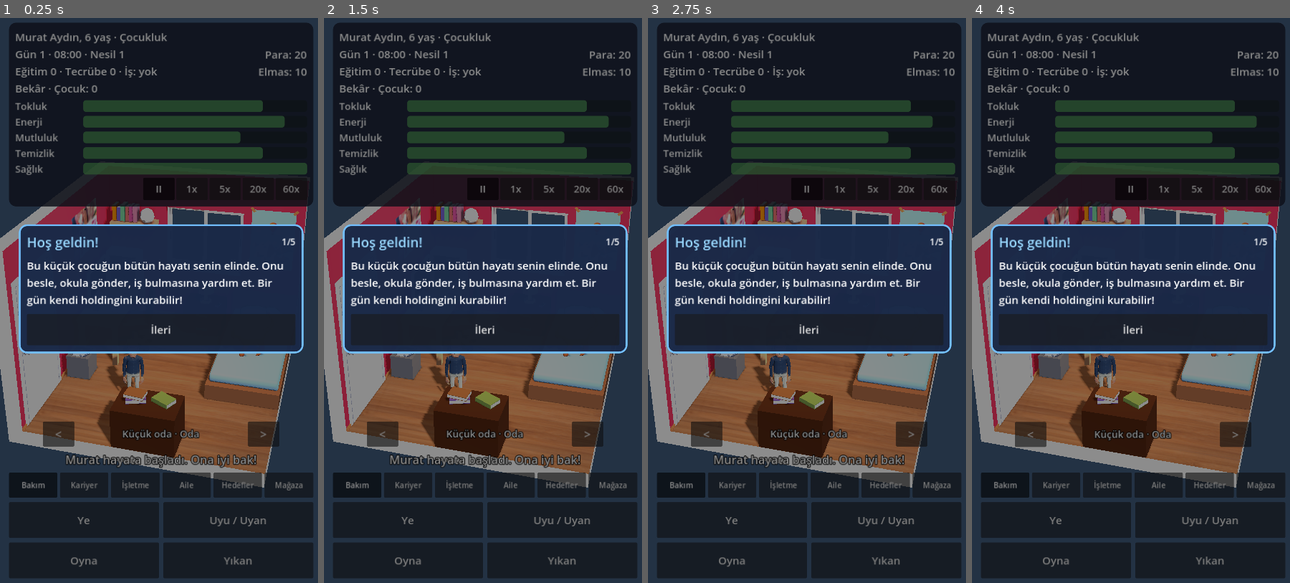
Above: before the commit, frames 1-4 (left to right).
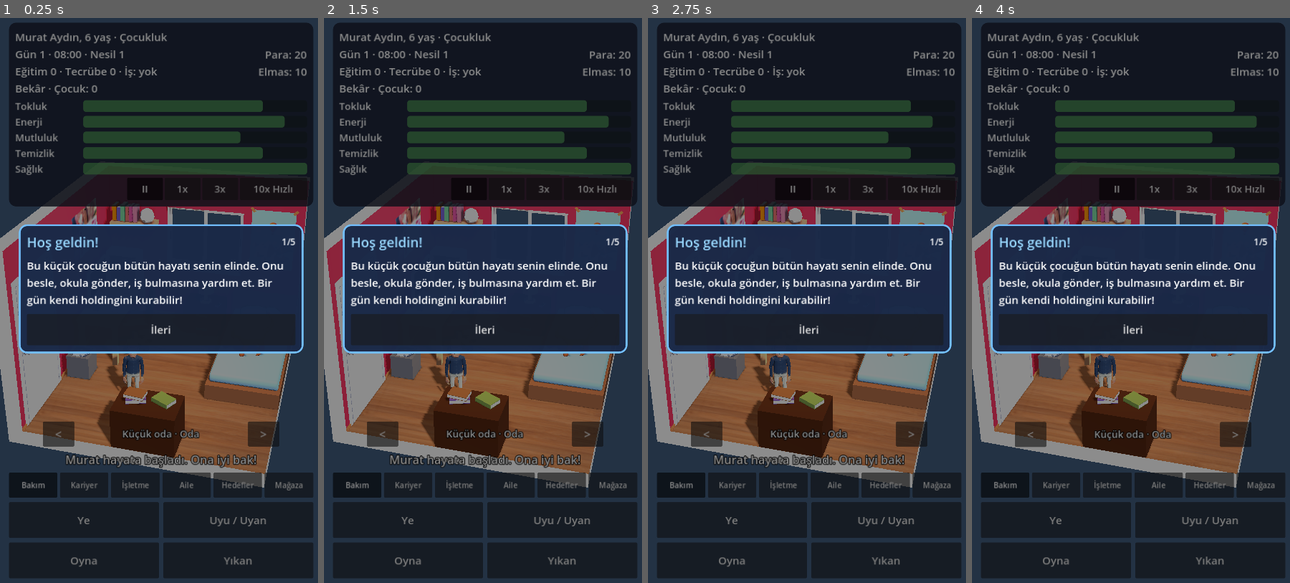
Above: after the commit, the same moments.

Repository: ismetcabbar9-oss/Dilenci
Game: Godot game, scene res://scenes/main.tscn
Two runs of this game, one before a commit and one after it. Both use one fixed random seed, a clock stepped at 60 frames per second and the inputs below.
Inputs (mouse positions are in pixels of both pictures, inside the frame that each line leads up to):
- Up to frame 1 (0.25 s): no input
- Up to frame 2 (1.5 s): click "II" at 0.5 s; click "1x" at 1.25 s
- Up to frame 3 (2.75 s): click (873, 187) at 2 s, where only the run before the commit has a clickable "5x"
- Up to frame 4 (4 s): click (1191, 187) at 2.75 s, where only the run after the commit has a clickable "3x"; click (1229, 187) at 3.5 s, where only the run before the commit has a clickable "20x"

The runs differ from the first frame. In frame 1, 0.2% of the frame differs, in the area x 44-95%, y 29-31%; in frame 2, 0.2%; in frame 3, 0.2%; in frame 4, 0.2%.

Commit message:
Zaman modeli B: 1x'te gün 6 dk / yıl 24 dk (hayat ~30 saat); 1x-3x ücretsiz, uyurken 5 kat hız, 10x Hızlı mod (30 dk, 5 elmas veya ödüllü reklam); kapalıyken yavaş ilerleme (12 saatte 1 gün) ve otomatik bakım, dönüş özeti; bildirim ve reklam altyapısı (eklentiler APK aşamasında)
Co-Authored-By: Claude Opus 5.5 <noreply@anthropic.com>
Claude-Session: https://claude.ai/code/session_01Njhua5HdieXmhM4secDQqv

Diff:
--- a/project.godot
+++ b/project.godot
@@ -18,6 +18,7 @@
 Events="*res://scripts/events.gd"
 Goals="*res://scripts/goals.gd"
 Audio="*res://scripts/audio.gd"
+Notifier="*res://scripts/notifier.gd"
 
 [display]
 
--- a/scripts/game_state.gd
+++ b/scripts/game_state.gd
@@ -14,13 +14,19 @@
 
 # --- Zaman ayarları ---
 # 1x hızda 1 gerçek saniye = 1 oyun dakikası.
-const GAME_MINUTES_PER_SECOND := 1.0
+# 1x hızda 1 gerçek saniye = 4 oyun dakikası → 1 oyun günü 6 dk, 1 oyun yılı 24 dk, bir hayat ~30 saat.
+const GAME_MINUTES_PER_SECOND := 4.0
 # Bir oyun yılı kaç oyun günü sürer (sıkıştırılmış takvim).
 const DAYS_PER_YEAR := 4
 const START_AGE_YEARS := 6.0
-const SPEEDS: Array[float] = [0.0, 1.0, 5.0, 20.0, 60.0]
+const SPEEDS: Array[float] = [0.0, 1.0, 3.0, 10.0]
+const BOOST_SPEED_INDEX := 3       # 10x: Hızlı mod (elmas veya ödüllü reklamla açılır)
+const SLEEP_TIME_MULT := 5.0       # Uyurken zaman kendiliğinden hızlı akar
 # Oyun kapalıyken en fazla bu kadar gerçek saniye işlenir (8 saat).
-const OFFLINE_CAP_SECONDS := 8.0 * 3600.0
+# Oyun kapalıyken zaman yavaş işler: 1 gerçek dakika = 2 oyun dakikası, en fazla 1 oyun günü (~12 saat).
+const OFFLINE_GAME_MIN_PER_SECOND := 2.0 / 60.0
+const OFFLINE_MAX_GAME_MINUTES := 24.0 * 60.0
+const OFFLINE_CAP_SECONDS := 24.0 * 3600.0
 
 # --- İhtiyaçlar: saatte ne kadar düşer ---
 const NEED_KEYS: Array[String] = ["hunger", "energy", "fun", "hygiene", "health"]
@@ -147,7 +153,13 @@
 func _process(delta: float) -> void:
 	if is_dead:
 		return
-	var minutes := delta * GAME_MINUTES_PER_SECOND * SPEEDS[speed_index]
+	if speed_index == BOOST_SPEED_INDEX and not Store.boost_active():
+		speed_index = 2
+		message.emit("Hızlı mod sona erdi.")
+		changed.emit()
+	var minutes := minf(delta, 1.0) * GAME_MINUTES_PER_SECOND * SPEEDS[speed_index]
+	if sleeping:
+		minutes *= SLEEP_TIME_MULT
 	if minutes > 0.0:
 		simulate(minutes, false)
 	_autosave_timer += delta
@@ -160,6 +172,13 @@
 	# Android'de uygulama arka plana atılınca / kapanınca kaydet.
 	if what == NOTIFICATION_APPLICATION_PAUSED or what == NOTIFICATION_WM_CLOSE_REQUEST:
 		save_game()
+		_paused_at = Time.get_unix_time_from_system()
+		Notifier.schedule_reminders()
+	elif what == NOTIFICATION_APPLICATION_RESUMED and _paused_at > 0.0:
+		Notifier.cancel_all()
+		_apply_offline(Time.get_unix_time_from_system() - _paused_at)
+		_paused_at = 0.0
+		changed.emit()
 
 
 # ---------------------------------------------------------------
@@ -361,7 +380,10 @@
 
 
 func set_speed(index: int) -> void:
-	speed_index = clampi(index, 0, SPEEDS.size() - 1)
+	index = clampi(index, 0, SPEEDS.size() - 1)
+	if index == BOOST_SPEED_INDEX and not Store.boost_active():
+		index = BOOST_SPEED_INDEX - 1  # Hızlı mod yoksa 3x (arayüz önce satın alma penceresini gösterir)
+	speed_index = index
 	changed.emit()
 
 
@@ -969,14 +991,56 @@
 	_last_stage = get_stage().id
 
 	# Oyun kapalıyken geçen zaman (Tamagotchi hissi).
-	if not is_dead:
-		var away := Time.get_unix_time_from_system() - float(data.get("saved_at", 0.0))
-		away = clampf(away, 0.0, OFFLINE_CAP_SECONDS)
-		if away > 60.0:
-			simulate(away * GAME_MINUTES_PER_SECOND, true)
-			message.emit.call_deferred("Sen yokken %d dakika geçti." % int(away / 60.0))
+	if speed_index >= SPEEDS.size():
+		speed_index = 1
+	_apply_offline(Time.get_unix_time_from_system() - float(data.get("saved_at", 0.0)))
 	changed.emit()
 	return true
+
+
+## Oyuncu yokken geçen süre: yavaş akar, karakter kendi başının çaresine bakar, ölmez.
+signal offline_summary(text: String)
+var _paused_at := 0.0
+
+
+func _apply_offline(away_seconds: float) -> void:
+	if is_dead or away_seconds < 120.0:
+		return
+	away_seconds = clampf(away_seconds, 0.0, OFFLINE_CAP_SECONDS)
+	var game_min := minf(away_seconds * OFFLINE_GAME_MIN_PER_SECOND, OFFLINE_MAX_GAME_MINUTES)
+	var money_before := money
+	var age_before := get_age_years()
+	var left := game_min
+	while left > 0.0:
+		var step := minf(left, 30.0)
+		_offline_autocare()
+		simulate(step, true)
+		left -= step
+	var hours := int(away_seconds / 3600.0)
+	var away_text := ("%d saat" % hours) if hours >= 1 else ("%d dakika" % int(away_seconds / 60.0))
+	var text := "Sen yokken (%s) %s %d oyun saati yaşadı." % [away_text, person.name, int(game_min / 60.0)]
+	if money != money_before:
+		text += " Para: %+d." % (money - money_before)
+	if int(get_age_years()) > int(age_before):
+		text += " Bir yaş büyüdü!"
+	offline_summary.emit.call_deferred(text)
+
+
+## Oyuncu yokken: acıkınca evde yer, gece veya yorgunken uyur.
+func _offline_autocare() -> void:
+	var n: Dictionary = person.needs
+	var hour := fmod(game_minutes, 1440.0) / 60.0
+	if not sleeping and (n.energy < 20.0 or hour >= 23.0 or hour < 6.0) and n.energy < 90.0:
+		sleeping = true
+	if sleeping:
+		return
+	if n.hunger < 30.0:
+		var cost := 0 if get_age_years() < 18.0 else 10
+		if money >= cost:
+			money -= cost
+			_add_need("hunger", 45.0)
+	if n.hygiene < 25.0:
+		_add_need("hygiene", 40.0)
 
 
 func reset_game() -> void:
--- a/scripts/guide.gd
+++ b/scripts/guide.gd
@@ -23,7 +23,7 @@
 	{"title": "İhtiyaçlar", "target": "top",
 		"text": "Üstteki çubuklar ihtiyaçlarını gösterir. Kırmızıya dönerse hemen ilgilen; uzun süre ihmal edilirse sağlığı bozulur."},
 	{"title": "Zaman", "target": "speed",
-		"text": "Zaman gerçek zamanlı akar. Hızlandırmak için 5x, 20x, 60x; durdurmak için II. Oyunu kapatsan da zaman işler!"},
+		"text": "1x hızda bir gün 6 dakika sürer; 3x ücretsizdir, uyurken zaman kendiliğinden hızlanır. 10x Hızlı mod reklamla açılır. Oyunu kapatsan da zaman yavaşça işler!"},
 	{"title": "Eylemler", "target": "actions",
 		"text": "Ne yapacağını alttaki sekmelerden seç: Bakım, Kariyer, İşletme, Aile ve Mağaza."},
 	{"title": "Evini gez", "target": "nav",
--- a/scripts/main.gd
+++ b/scripts/main.gd
@@ -58,6 +58,7 @@
 	Store.wallet_changed.connect(_refresh_ui)
 	Events.event_happened.connect(_show_event_card)
 	Events.choice_requested.connect(_show_event_choice)
+	GameState.offline_summary.connect(func(t): _show_event_card({"id": "offline", "title": "Tekrar hoş geldin!", "text": t, "result": ""}))
 	Goals.achievement_unlocked.connect(func(a): _show_event_card({"id": "achievement", "title": "Başarım: " + a.name, "text": a.desc, "result": "+%d elmas" % a.gems}))
 	_rebuild_home()
 	_refresh_ui()
@@ -311,12 +312,12 @@
 	_guide_targets["speed"] = speed_row
 	speed_row.alignment = BoxContainer.ALIGNMENT_END
 	top_col.add_child(speed_row)
-	var speed_texts := ["II", "1x", "5x", "20x", "60x"]
+	var speed_texts := ["II", "1x", "3x", "10x"]
 	for i in speed_texts.size():
 		var b := _button(speed_texts[i], 22)
 		b.toggle_mode = true
-		b.custom_minimum_size = Vector2(70, 50)
-		b.pressed.connect(GameState.set_speed.bind(i))
+		b.custom_minimum_size = Vector2(80 if i < 3 else 150, 50)
+		b.pressed.connect(_on_speed_pressed.bind(i))
 		speed_row.add_child(b)
 		speed_buttons.append(b)
 
@@ -702,6 +703,45 @@
 	Events.choose(i)
 
 
+# --- Hız ---
+func _on_speed_pressed(i: int) -> void:
+	if i == GameState.BOOST_SPEED_INDEX and not Store.boost_active():
+		_refresh_ui()
+		_open_boost()
+		return
+	GameState.set_speed(i)
+
+
+## Hızlı mod: 30 dakika 10x, elmasla veya ödüllü reklamla.
+func _open_boost() -> void:
+	var w := AcceptDialog.new()
+	w.title = "Hızlı mod"
+	w.ok_button_text = "Vazgeç"
+	var box := VBoxContainer.new()
+	box.add_theme_constant_override("separation", 12)
+	w.add_child(box)
+	var l := _label(22)
+	l.text = "Zaman %d dakika boyunca 10 kat hızlı aksın mı?\n(1x ve 3x her zaman ücretsiz.)" % int(Store.BOOST_MINUTES)
+	l.autowrap_mode = TextServer.AUTOWRAP_WORD_SMART
+	l.custom_minimum_size.x = 520
+	box.add_child(l)
+	var ad := _button("Reklam izle (ücretsiz)", 24)
+	ad.custom_minimum_size.y = 76
+	ad.pressed.connect(Store.buy_boost_with_ad)
+	ad.pressed.connect(w.queue_free)
+	box.add_child(ad)
+	var gem := _button("%d elmas" % Store.BOOST_GEM_PRICE, 24)
+	gem.custom_minimum_size.y = 76
+	gem.disabled = Store.gems < Store.BOOST_GEM_PRICE
+	gem.pressed.connect(Store.buy_boost_with_gems)
+	gem.pressed.connect(w.queue_free)
+	box.add_child(gem)
+	w.confirmed.connect(w.queue_free)
+	w.canceled.connect(w.queue_free)
+	add_child(w)
+	w.popup_centered()
+
+
 # --- Hedefler ---
 ## Kaydırılabilir liste penceresi; rows: [[metin, buton yazısı, etkin mi, callable]]
 func _list_dialog(title: String, header: String, rows: Array) -> void:
@@ -977,6 +1017,8 @@
 		bar.modulate = Color(1, 0.35, 0.35) if v < 25.0 else (Color(1, 0.85, 0.3) if v < 50.0 else Color(0.5, 1, 0.5))
 	for i in speed_buttons.size():
 		speed_buttons[i].set_pressed_no_signal(i == GameState.speed_index)
+	if speed_buttons.size() > GameState.BOOST_SPEED_INDEX:
+		speed_buttons[GameState.BOOST_SPEED_INDEX].text = ("10x · %d dk" % Store.boost_minutes_left()) if Store.boost_active() else "10x Hızlı"
 	for b in action_buttons:
 		b.disabled = GameState.is_dead
 
--- /dev/null
+++ b/scripts/notifier.gd
@@ -0,0 +1,49 @@
+extends Node
+## Yerel bildirimler (autoload: Notifier).
+## Uygulama arka plana atılınca karakterin ne zaman ilgiye ihtiyaç duyacağını hesaplar
+## ve hatırlatma planlar ("Ali acıktı!"). Geri dönülünce plan iptal edilir.
+##
+## TODO (APK aşaması): Android yerel bildirim eklentisi bağlanınca _platform_schedule
+## gerçek bildirimi kuracak. Şimdilik planlanan bildirimler `scheduled` listesinde tutulur.
+
+var scheduled: Array = []   # [{in_seconds, title, text}]
+var enabled := true
+
+
+func schedule_reminders() -> void:
+	cancel_all()
+	if not enabled or GameState.is_dead or GameState.person.is_empty():
+		return
+	var n: Dictionary = GameState.person.needs
+	var name: String = GameState.person.name
+	# Oyun kapalıyken: 1 gerçek dakika = 2 oyun dakikası → açlık gerçek saatte ~8 puan düşer
+	var game_hours_per_real_hour := GameState.OFFLINE_GAME_MIN_PER_SECOND * 3600.0 / 60.0
+	var hunger_rate: float = GameState.DECAY_PER_HOUR.hunger * game_hours_per_real_hour
+	var fun_rate: float = GameState.DECAY_PER_HOUR.fun * game_hours_per_real_hour
+	if n.hunger > 25.0:
+		_add((n.hunger - 25.0) / hunger_rate * 3600.0, "%s acıktı!" % name, "Karnı guruldamaya başladı. Ona bir şeyler yedir.")
+	if n.fun > 20.0:
+		_add((n.fun - 20.0) / fun_rate * 3600.0, "%s canı sıkılıyor" % name, "Biraz ilgiye ihtiyacı var.")
+	if Store.can_claim_daily():
+		_add(4.0 * 3600.0, "Günlük ödülün hazır!", "Gel ve elmaslarını topla.")
+	else:
+		_add(20.0 * 3600.0, "Yeni günlük ödül", "Seri bozulmasın, ödülünü almayı unutma!")
+
+
+func cancel_all() -> void:
+	scheduled.clear()
+	_platform_cancel()
+
+
+func _add(in_seconds: float, title: String, text: String) -> void:
+	in_seconds = clampf(in_seconds, 15.0 * 60.0, 24.0 * 3600.0)  # En erken 15 dk sonra
+	scheduled.append({"in_seconds": in_seconds, "title": title, "text": text})
+	_platform_schedule(in_seconds, title, text)
+
+
+func _platform_schedule(_in_seconds: float, _title: String, _text: String) -> void:
+	pass  # TODO: Android yerel bildirim eklentisi
+
+
+func _platform_cancel() -> void:
+	pass
--- a/scripts/store.gd
+++ b/scripts/store.gd
@@ -38,6 +38,10 @@
 var last_daily_day: int = -1   # Gerçek takvim günü (unix gün)
 var streak: int = 0
 var total_purchased: int = 0   # Gerçek parayla alınan toplam elmas
+var boost_until: float = 0.0   # Hızlı mod (10x) bitiş zamanı (unix)
+
+const BOOST_MINUTES := 30.0
+const BOOST_GEM_PRICE := 5
 
 
 func _ready() -> void:
@@ -115,6 +119,49 @@
 
 
 # ---------------------------------------------------------------
+# Hızlı mod (10x): elmasla veya ödüllü reklamla 30 dakika
+# ---------------------------------------------------------------
+func boost_active() -> bool:
+	return Time.get_unix_time_from_system() < boost_until
+
+
+func boost_minutes_left() -> int:
+	return maxi(0, int((boost_until - Time.get_unix_time_from_system()) / 60.0))
+
+
+func _grant_boost() -> void:
+	boost_until = maxf(boost_until, Time.get_unix_time_from_system()) + BOOST_MINUTES * 60.0
+	_save()
+	wallet_changed.emit()
+	GameState.set_speed(GameState.BOOST_SPEED_INDEX)
+	GameState.message.emit("Hızlı mod açık! (%d dk)" % boost_minutes_left())
+
+
+func buy_boost_with_gems() -> void:
+	if not spend_gems(BOOST_GEM_PRICE):
+		GameState.message.emit("Yeterli elmas yok (%d gerekli)." % BOOST_GEM_PRICE)
+		return
+	_grant_boost()
+
+
+func buy_boost_with_ad() -> void:
+	show_rewarded_ad(func(ok: bool):
+		if ok:
+			_grant_boost()
+		else:
+			GameState.message.emit("Reklam şu an yüklenemedi, biraz sonra tekrar dene."))
+
+
+## Ödüllü reklam. TEST MODU: anında başarılı sayılır.
+## TODO: AdMob eklentisi (godot-admob-android) bağlanınca gerçek reklam gösterilecek.
+func show_rewarded_ad(on_done: Callable) -> void:
+	if TEST_MODE:
+		on_done.call(true)
+	else:
+		on_done.call(false)
+
+
+# ---------------------------------------------------------------
 # Günlük ödül (gerçek takvim gününe göre)
 # ---------------------------------------------------------------
 func _today() -> int:
@@ -186,6 +233,7 @@
 			"last_daily_day": last_daily_day,
 			"streak": streak,
 			"total_purchased": total_purchased,
+			"boost_until": boost_until,
 		}))
 
 
@@ -203,6 +251,7 @@
 	last_daily_day = int(d.get("last_daily_day", -1))
 	streak = int(d.get("streak", 0))
 	total_purchased = int(d.get("total_purchased", 0))
+	boost_until = float(d.get("boost_until", 0.0))
 
 
 ## Sadece testler için: cüzdanı sıfırla.
@@ -211,5 +260,6 @@
 	last_daily_day = -1
 	streak = 0
 	total_purchased = 0
-	_save()
-	wallet_changed.emit()
+	boost_until = 0.0
+	_save()
+	wallet_changed.emit()
--- a/tools/screenshot.gd
+++ b/tools/screenshot.gd
@@ -121,6 +121,11 @@
 				"rich=ach": main._open_achievements()
 				"rich=tree": main._open_family_tree()
 				"rich=biz": main._open_business()
+		if a == "boost":
+			main._open_boost()
+		if a == "offline":
+			var gs = root.get_node("GameState")
+			gs._apply_offline(9.0 * 3600.0)
 		if a == "settings":
 			main._select_tab(5)
 			main._open_settings()
--- a/tools/test_life.gd
+++ b/tools/test_life.gd
@@ -106,11 +106,11 @@
 	if gs.person.needs.health != 80.0: fails += 1; print("FAIL grip etkisi yok")
 	ev.trigger("lottery")
 	if gs.money != 6000: fails += 1; print("FAIL piyango ", gs.money)
-	gs.set_speed(3)
+	gs.set_speed(2)
 	ev.trigger("investment")
 	if ev.pending.is_empty() or gs.speed_index != 0: fails += 1; print("FAIL seçimli olay oyunu durdurmadı")
 	ev.choose(1)  # reddet
-	if not ev.pending.is_empty() or gs.speed_index != 3 or gs.money != 6000: fails += 1; print("FAIL seçim sonrası durum")
+	if not ev.pending.is_empty() or gs.speed_index != 2 or gs.money != 6000: fails += 1; print("FAIL seçim sonrası durum")
 	ev.trigger("serious_illness")
 	gs.person.needs.health = 50.0
 	ev.choose(0)  # hastane
@@ -196,6 +196,26 @@
 	if gs.money != before + 3000: fails += 1; print("FAIL para çantası")
 	gs.reset_game()
 	if st.gems != 131: fails += 1; print("FAIL yeni oyunda elmas silindi ", st.gems)
+	# Zaman: hızlı mod kilidi, reklamla açma, oyun kapalıyken ilerleme, bildirim planı
+	st.reset_wallet_for_tests()
+	gs.reset_game()
+	gs.set_speed(gs.BOOST_SPEED_INDEX)
+	if gs.speed_index != gs.BOOST_SPEED_INDEX - 1: fails += 1; print("FAIL hızlı mod kilitsiz açıldı")
+	st.buy_boost_with_ad()
+	if not st.boost_active() or gs.speed_index != gs.BOOST_SPEED_INDEX: fails += 1; print("FAIL reklamla hızlı mod")
+	gs.set_speed(1)
+	var gm: float = gs.game_minutes
+	gs.person.needs.hunger = 35.0
+	gs._apply_offline(12.0 * 3600.0)
+	if absf(gs.game_minutes - gm - 1440.0) > 1.0: fails += 1; print("FAIL çevrimdışı süre ", gs.game_minutes - gm)
+	if gs.is_dead or gs.person.needs.hunger < 20.0: fails += 1; print("FAIL çevrimdışı bakım aç=", gs.person.needs.hunger)
+	gm = gs.game_minutes
+	gs._apply_offline(30.0)  # 2 dakikadan kısa: yok sayılır
+	if gs.game_minutes != gm: fails += 1; print("FAIL kısa çevrimdışı")
+	var nt = root.get_node("Notifier")
+	gs.person.needs.hunger = 80.0
+	nt.schedule_reminders()
+	if nt.scheduled.size() < 2: fails += 1; print("FAIL bildirim planı ", nt.scheduled)
 	st.reset_wallet_for_tests()
 	gs.reset_game()
 	print("SONUÇ: ", "TÜM TESTLER GEÇTİ" if fails == 0 else "%d HATA" % fails)
Not shown, added: scripts/notifier.gd.uid
